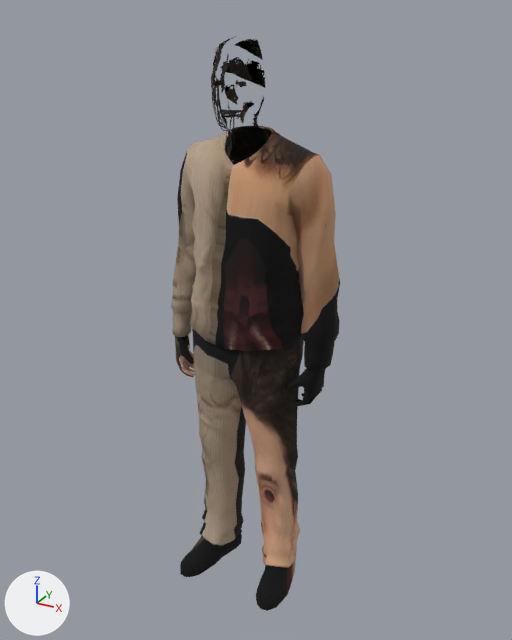
A saved change to the glTF model public/models/people/m02.glb.
Before and after are seen from a 50 mm camera at (1.013, -1.764, 0.873) aimed at (0.019, 0.043, -0.031). Lighting does not change. The marker at lower left points along +X, +Y and +Z. The older version comes first. Objects named as collision shapes, trigger or cutter boxes, shadow casters or lower levels of detail are left out. Vertices at exactly the same position are counted once.

The older version as bpy lines, for what is in view:
```python
me_lod0 = bpy.data.meshes.new('lod0')
me_lod0.from_pydata(...)  # 2075 vertices, 3943 faces; spans x -0.29..0.29, y -0.17..0.17, z -1.0..0.82
me_lod0.materials.append(mat_body)
ob_lod0 = bpy.data.objects.new('lod0', me_lod0)
ob_lod0.location = (0.0, 0.0, 0.0)
```
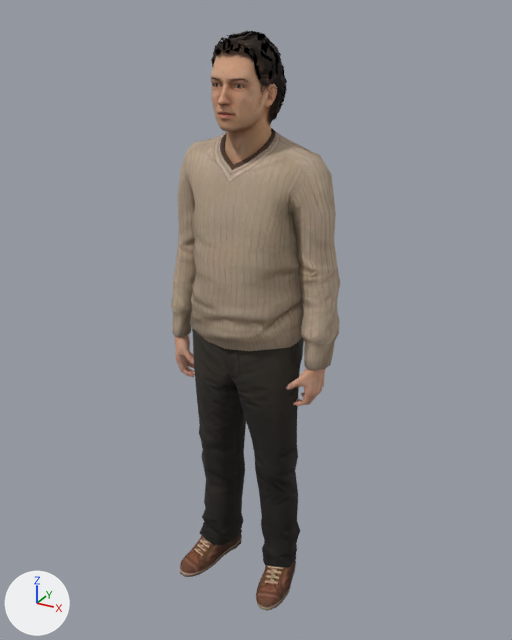
Where the change shows, as pixel boxes [x1, y1, x2, y2] in the pictures (512 x 640 px):
'lod0', reshaped: before [171, 36, 340, 611]; after [171, 30, 340, 611]
part 1 of me_lod0, built on: before [212, 78, 259, 166]; after [204, 38, 285, 246]
part 2 of me_lod0, reshaped: before [180, 335, 195, 377]; after [173, 251, 224, 377]
part 3 of me_lod0, reshaped: before [296, 372, 325, 406]; after [286, 236, 336, 406]
part 4 of me_lod0, built on (brown): after [180, 537, 296, 611]
part 5 of me_lod0, surface changed: before [171, 39, 340, 611]; after [171, 30, 340, 610]

The change in detail:
me_lod0 is used by ob_lod0; location (0.0, 0.0, 0.0).
me_lod0 had 2075 vertices, 3943 faces and spanned x -0.29..0.29, y -0.17..0.17, z -1.0..0.82.
me_lod0 now has 3533 vertices, 6942 faces and spans x -0.29..0.29, y -0.17..0.17, z -1.0..0.82.
me_lod0 part 1: 79 vertices moved within x -0.1..0.09, y -0.1..0.11, z 0.48..0.77; 8 vertices removed from x -0.1..0.06, y -0.09..0.11, z 0.55..0.79; 958 vertices added at x -0.1..0.1, y -0.12..0.17, z 0.31..0.8.
me_lod0 part 2: 22 vertices moved within x -0.26..-0.17, y -0.03..0.05, z -0.26..-0.13; 1 vertex removed from x -0.24, y -0.01, z -0.23; 224 vertices added at x -0.28..-0.07, y -0.1..0.06, z -0.27..0.1.
me_lod0 part 3: 13 vertices moved within x 0.18..0.26, y -0.02..0.05, z -0.26..-0.13; 221 vertices added at x 0.16..0.27, y -0.04..0.06, z -0.27..0.23.
me_lod0 part 4: 1 vertex moved within x -0.18, y 0.04, z -0.93; 1 vertex removed from x -0.18, y 0.04, z -0.94; 65 vertices added at x -0.21..0.2, y -0.15..0.1, z -1.0..-0.93.
me_lod0 part 5: 2090 kept faces spanning x -0.29..0.29, y -0.17..0.17, z -1.0..0.82 get new texture (UV) coordinates.
